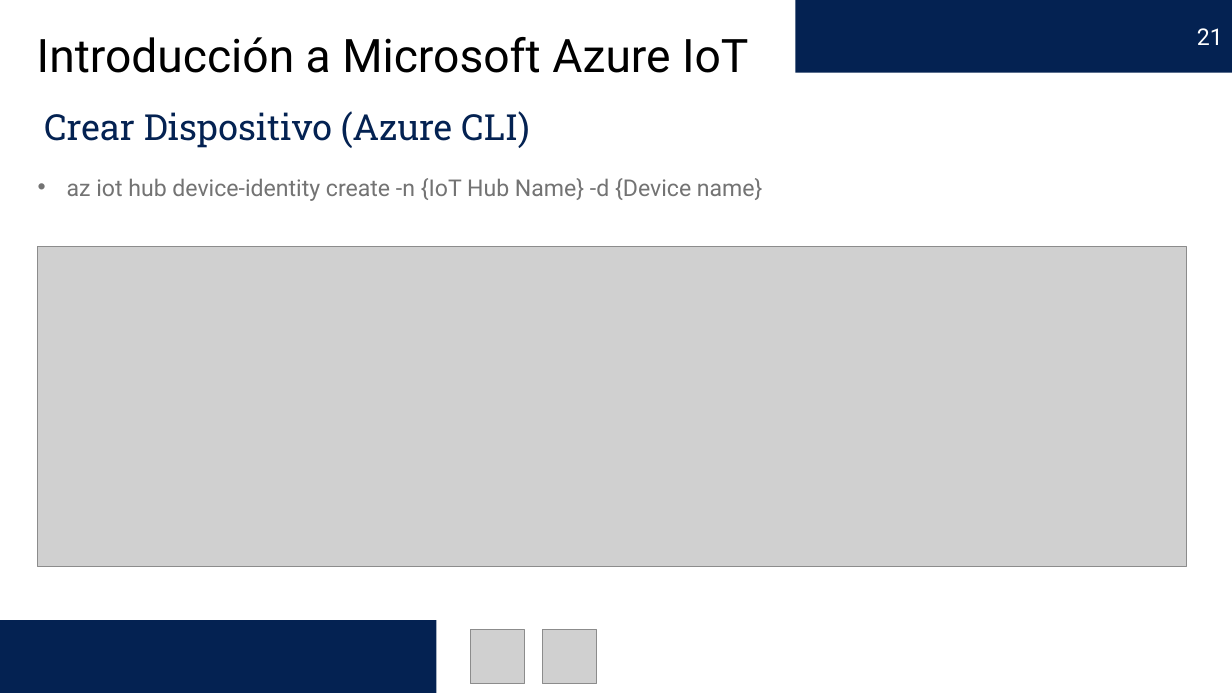
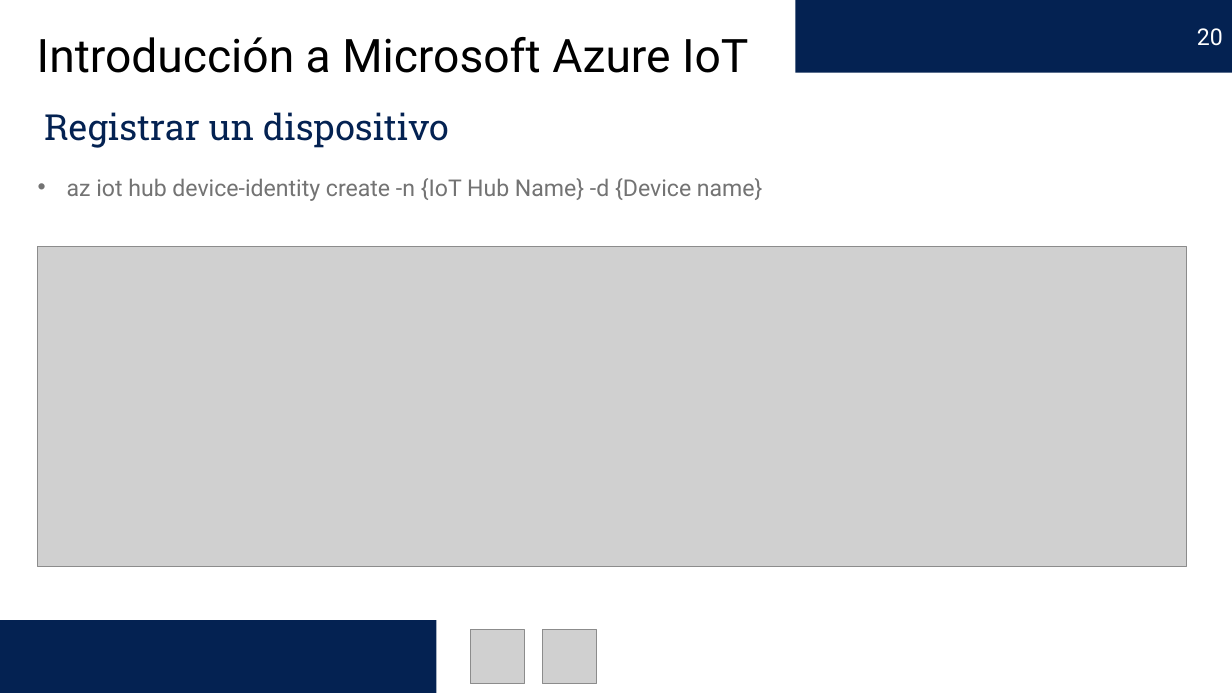
Before and after one commit to edercarmona/AzureIoT, a slide deck: slide 20 of Introducción a Microsoft Azure IoT.pptx (slide 21 before the commit). Drawn at 1232x693 pixels with LibreOffice and Linux fonts; fonts in the diff are those of the drawing; grey boxes stand for pictures. Boxes give left, top, right and bottom in pixels: in the first picture for what was removed or moved away, otherwise in the second. Text is boxed around its words. In the diff, an @@ line names an element or a change of style, - is before the commit and + after.

```diff
--- a/Introducción a Microsoft Azure IoT.pptx
+++ b/Introducción a Microsoft Azure IoT.pptx
@@ page number at [1197, 28, 1223, 46]: text changed @@
-21
+20
@@ text at [44, 112, 449, 148]: text changed @@
-Crear Dispositivo (Azure CLI)
+Registrar un dispositivo
```
Also in this commit, not shown: 6 other slides changed, 1 slide added, 1 other file.
